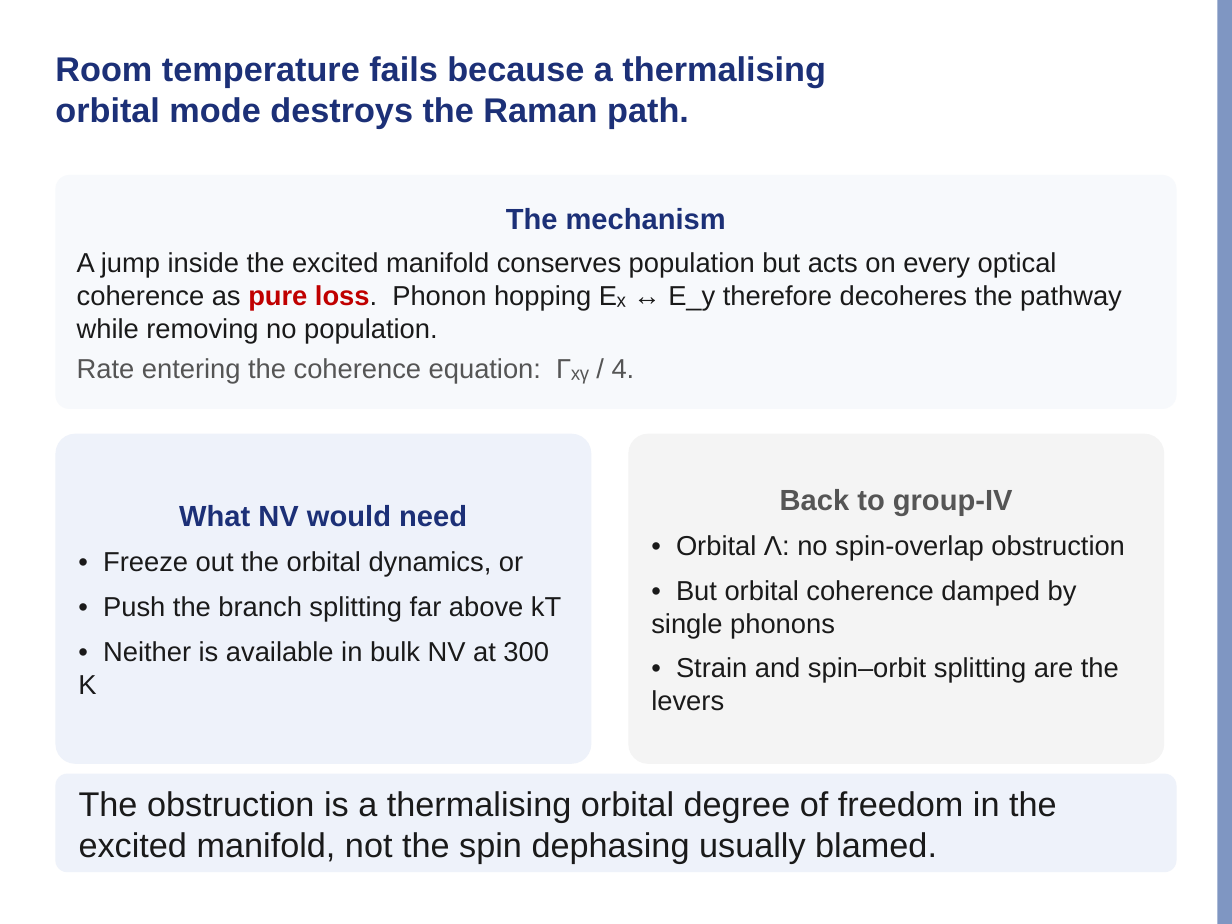
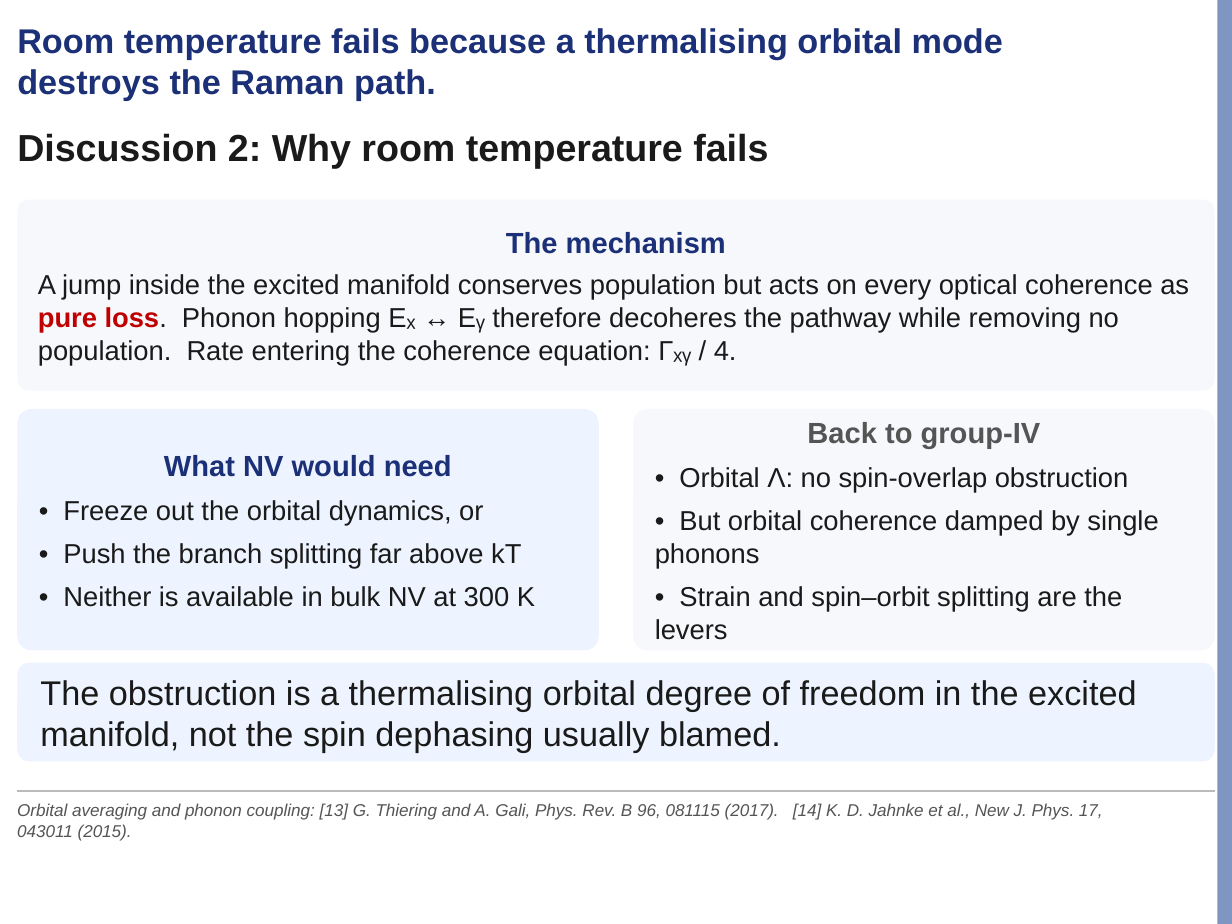
Before and after one commit to Risei412/NV-EIT-space, a slide deck: slide 19 of presentations/lab_seminar/nv_eit_seminar.pptx. Drawn at 1232x924 pixels with LibreOffice and Linux fonts; fonts in the diff are those of the drawing; background and template pictures are left out. Boxes give left, top, right and bottom in pixels: in the first picture for what was removed or moved away, otherwise in the second. Text is boxed around its words. In the diff, an @@ line names an element or a change of style, - is before the commit and + after.

```diff
--- a/presentations/lab_seminar/nv_eit_seminar.pptx
+++ b/presentations/lab_seminar/nv_eit_seminar.pptx
@@ text "Room temperature fails because a ..." rewrapped from bbox=[55, 56, 826, 129] to bbox=[17, 28, 1003, 101] @@
@@ text added at bbox=[17, 133, 768, 169], 22 pt, text #1A1A1A, bold @@
+Discussion 2: Why room temperature fails
@@ rounded rectangle "The mechanism": place and size @@
-rounded rectangle "The mechanism" at bbox=[55, 175, 1177, 409]
+rounded rectangle "The mechanism" at bbox=[17, 200, 1215, 391]
@@ rounded rectangle "The mechanism" at bbox=[17, 200, 1215, 391]: fill #F7F9FC to #F6F8FC @@
@@ text in rounded rectangle at bbox=[38, 274, 1189, 366]: text changed @@
-A jump inside the excited manifold conserves population but acts on every optical coherence as pure loss. Phonon hopping Eₓ ↔ E_y therefore decoheres the pathway while removing no population.
-Rate entering the coherence equation: Γₓᵧ / 4.
+A jump inside the excited manifold conserves population but acts on every optical coherence as pure loss. Phonon hopping Eₓ ↔ Eᵧ therefore decoheres the pathway while removing no population. Rate entering the coherence equation: Γₓᵧ / 4.
@@ rounded rectangle "What NV would need": place and size @@
-rounded rectangle "What NV would need" at bbox=[55, 434, 591, 764]
+rounded rectangle "What NV would need" at bbox=[17, 409, 599, 650]
@@ rounded rectangle "What NV would need" at bbox=[17, 409, 599, 650]: fill #EEF2FA to #EEF4FF @@
@@ rounded rectangle "Back to group-IV": place and size @@
-rounded rectangle "Back to group-IV" at bbox=[628, 434, 1164, 764]
+rounded rectangle "Back to group-IV" at bbox=[633, 409, 1215, 650]
@@ rounded rectangle "Back to group-IV" at bbox=[633, 409, 1215, 650]: fill #F4F4F4 to #F6F8FC @@
@@ text in rounded rectangle at bbox=[655, 467, 1158, 640]: less space between paragraphs @@
@@ text in rounded rectangle at bbox=[63, 500, 535, 607]: less space between paragraphs @@
@@ rounded rectangle "The obstruction is a thermalising ..." at bbox=[17, 663, 1215, 761]: fill #EEF2FA to #EEF4FF @@
@@ rounded rectangle "The obstruction is a thermalising ...": place and size @@
-rounded rectangle "The obstruction is a thermalising ..." at bbox=[55, 774, 1177, 872]
+rounded rectangle "The obstruction is a thermalising ..." at bbox=[17, 663, 1215, 761]
@@ line added from (17, 791) to (1215, 791), #BBBBBB 0.75 pt @@
@@ text added at bbox=[17, 803, 1103, 841], 10 pt, text #555555, italic @@
+Orbital averaging and phonon coupling: [13] G. Thiering and A. Gali, Phys. Rev. B 96, 081115 (2017). [14] K. D. Jahnke et al., New J. Phys. 17, 043011 (2015).
```
Also in this commit, not shown: 20 other slides changed, 1 slide added, 1 slide removed, 13 other files.
